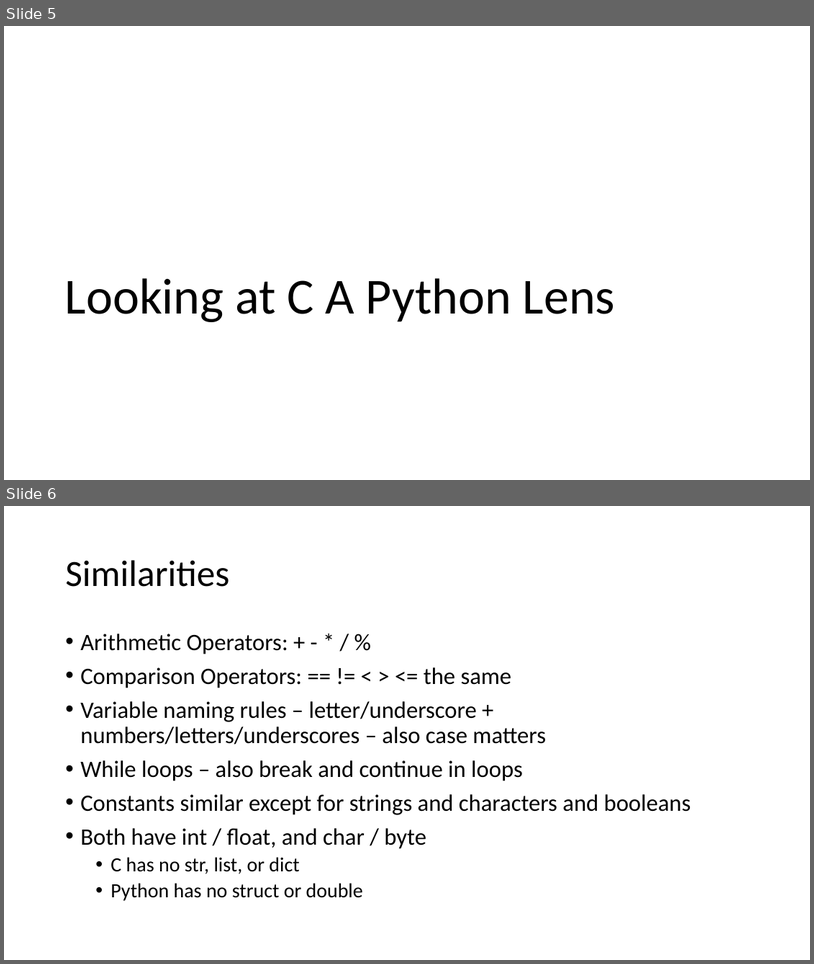
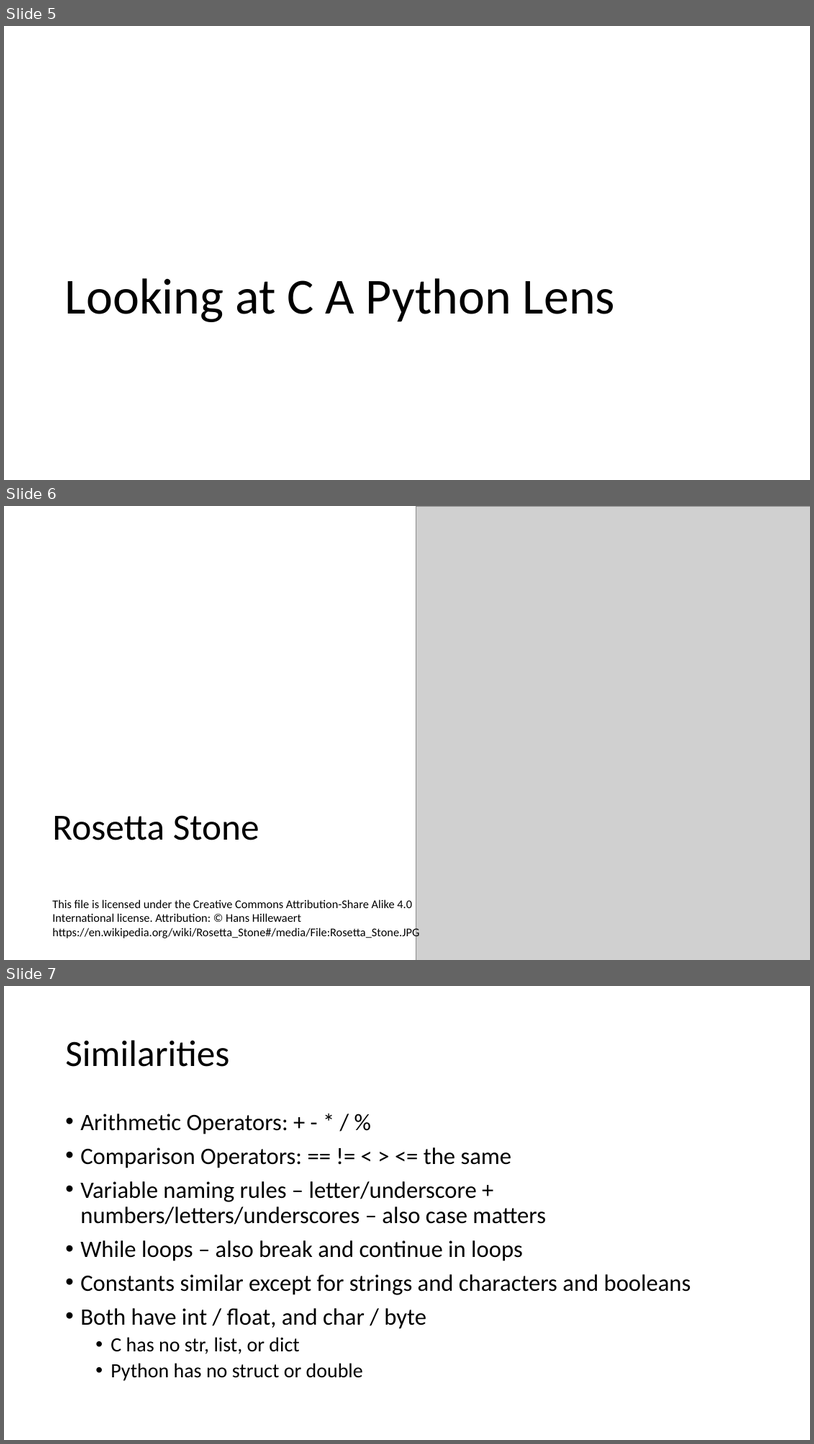
Before and after one commit to csev/cc4e, a slide deck: lectures/CC-02-Python.pptx. Shown one above the other, each under a label of ours: slides 5 and 6 before the commit, slides 5, 6 and 7 after it. The pictures are 814x964 and 814x1444 pixels, drawn with LibreOffice and Linux fonts; fonts in the diff are those of the drawing; grey boxes stand for pictures. Boxes give left, top, right and bottom in pixels: in the first picture for what was removed or moved away, otherwise in the second. Text is boxed around its words. In the diff, an @@ line names an element or a change of style, - is before the commit and + after.

Commit message:
Updates

```diff
--- a/lectures/CC-02-Python.pptx
+++ b/lectures/CC-02-Python.pptx
@@ slide 6 added at (4, 506, 810, 960), background #FFFFFF @@
@@ picture added at (416, 506, 810, 960) @@
@@ title added at (52, 815, 260, 840), 44 pt, text #000000 @@
+Rosetta Stone
@@ text added at (52, 899, 419, 939), 14 pt, text #000000 @@
+This file is licensed under the Creative Commons Attribution-Share Alike 4.0 International license. Attribution: © Hans Hillewaert
+https://en.wikipedia.org/wiki/Rosetta_Stone#/media/File:Rosetta_Stone.JPG
@@ what was slide 6 is now slide 7 @@
```
